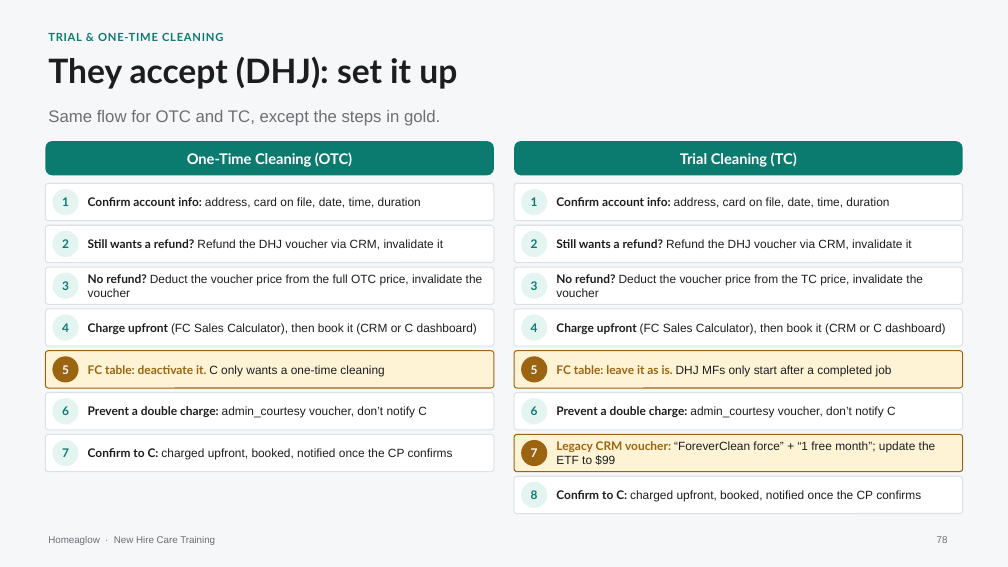
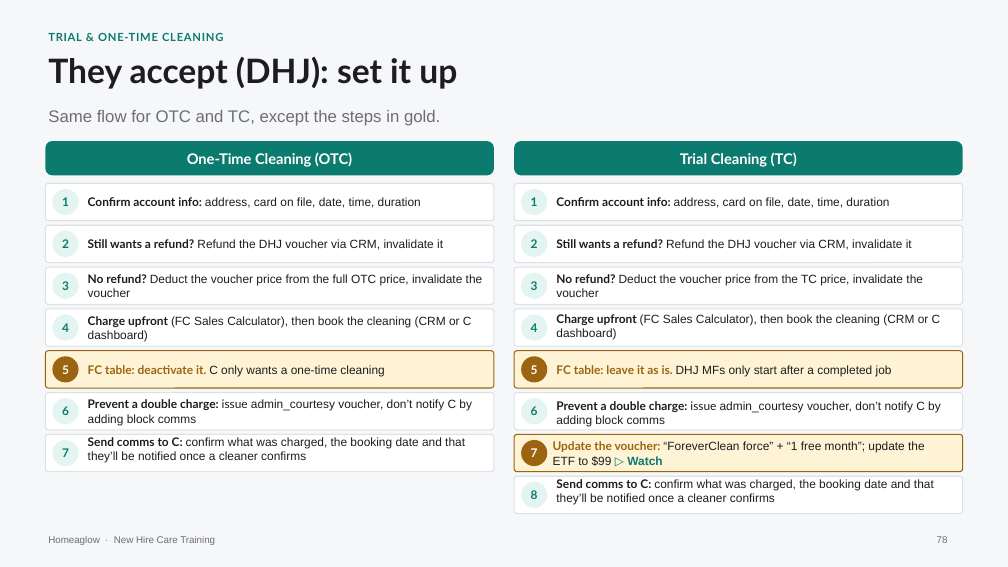
Before and after one commit to anjulimichelle/training, a slide deck: slide 78 of retention-membership-cancellation/retention-membership-cancellation.pptx. Drawn at 1008x567 pixels with LibreOffice and Linux fonts; fonts in the diff are those of the drawing. Boxes give left, top, right and bottom in pixels: in the first picture for what was removed or moved away, otherwise in the second. Text is boxed around its words. In the diff, an @@ line names an element or a change of style, - is before the commit and + after.

```diff
--- a/retention-membership-cancellation/retention-membership-cancellation.pptx
+++ b/retention-membership-cancellation/retention-membership-cancellation.pptx
@@ text at (88, 316, 472, 342): text changed @@
-Charge upfront (FC Sales Calculator), then book it (CRM or C dashboard)
+Charge upfront (FC Sales Calculator), then book the cleaning (CRM or C dashboard)
@@ text at (556, 314, 941, 340): text changed @@
-Charge upfront (FC Sales Calculator), then book it (CRM or C dashboard)
+Charge upfront (FC Sales Calculator), then book the cleaning (CRM or C dashboard)
@@ text at (88, 399, 472, 425): text changed @@
-Prevent a double charge: admin_courtesy voucher, don’t notify C
+Prevent a double charge: issue admin_courtesy voucher, don’t notify C by adding block comms
@@ text at (556, 401, 941, 427): text changed @@
-Prevent a double charge: admin_courtesy voucher, don’t notify C
+Prevent a double charge: issue admin_courtesy voucher, don’t notify C by adding block comms
@@ text at (88, 437, 465, 463): text changed @@
-Confirm to C: charged upfront, booked, notified once the CP confirms
+Send comms to C: confirm what was charged, the booking date and that they’ll be notified once a cleaner confirms
@@ text at (553, 441, 925, 466): text changed @@
-Legacy CRM voucher: “ForeverClean force” + “1 free month”; update the ETF to $99
+Update the voucher: “ForeverClean force” + “1 free month”; update the ETF to $99 ▷ Watch
@@ text at (556, 479, 934, 505): text changed @@
-Confirm to C: charged upfront, booked, notified once the CP confirms
+Send comms to C: confirm what was charged, the booking date and that they’ll be notified once a cleaner confirms
```
Also in this commit, not shown: 2 other slides changed, 1 slide added, 1 other file.
